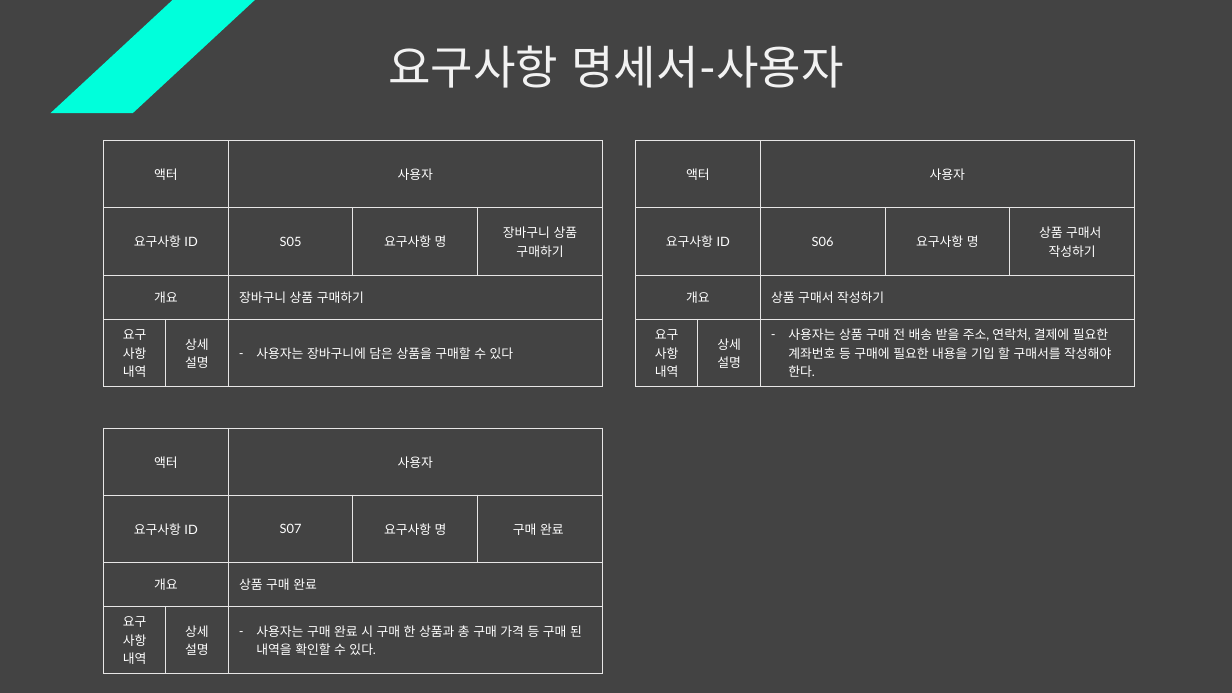
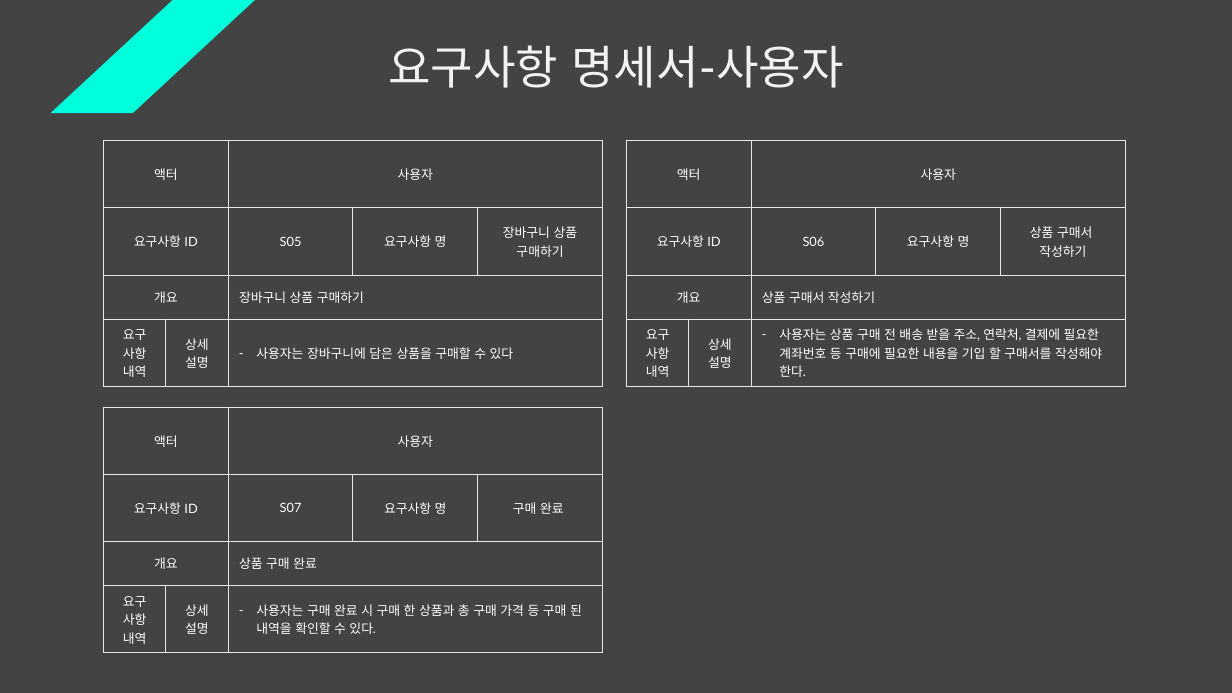
Before and after one commit to meta1mon/HelpMe-JavJsC, a slide deck: slide 16 of document/기능정의서.pptx. Drawn at 1232x693 pixels with LibreOffice and Linux fonts; fonts in the diff are those of the drawing. Boxes give left, top, right and bottom in pixels: in the first picture for what was removed or moved away, otherwise in the second. Text is boxed around its words. In the diff, an @@ line names an element or a change of style, - is before the commit and + after.

```diff
--- a/document/기능정의서.pptx
+++ b/document/기능정의서.pptx
@@ table moved from (x1=636, y1=140, x2=1136, y2=444) to (x1=627, y1=140, x2=1127, y2=444) @@
@@ table resized from (x1=104, y1=428, x2=604, y2=693) to (x1=104, y1=408, x2=604, y2=693) @@
```
Also in this commit, not shown: 6 other slides changed, 2 other files.
